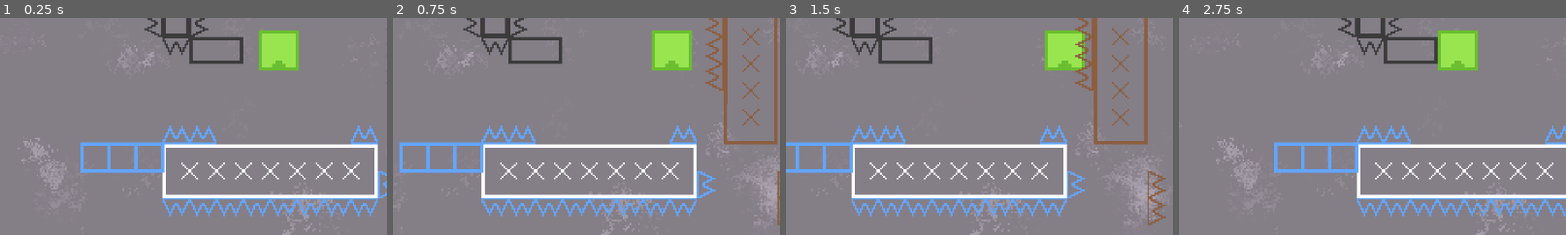
Above: before the commit, frames 1-4 (left to right).
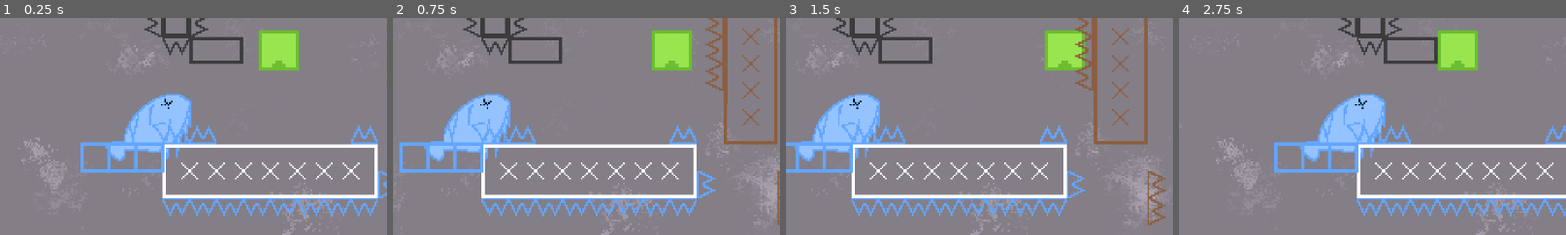
Above: after the commit, the same moments.

Repository: Lazaros-K/Mountain-game
Game: Godot game, scene res://world_map/tile_system/test/test_maps/test_level.tscn
Two runs of this game, one before a commit and one after it. Both use one fixed random seed, a clock stepped at 60 frames per second and the inputs below.
Inputs:
- Up to frame 1 (0.25 s): no input
- Up to frame 2 (0.75 s): tap Enter at 0.5 s; hold D (right) from 0.53 s (still down)
- Up to frame 3 (1.5 s): keep holding D (right); tap Space (jump) at 0.77, 1.25 s
- Up to frame 4 (2.75 s): tap Space (jump) at 1.52 s; tap Enter at 2 s; release D (right) at 2.03 s; hold A (left) from 2.03 s (still down)
The pictures show only the part of the screen within x 14-64%, y 43-92%; the shares and areas given below are measured in that part.

The runs differ from the first frame. In frame 1, 3.7% of the frame differs, in the area x 27-50%, y 34-67%; in frame 2, 3.6%; in frame 3, 3.6%; in frame 4, 3.6%.

Commit message:
small improvment, added comments

Diff:
--- a/world_map/map_fragments/map_fragment1.tscn
+++ b/world_map/map_fragments/map_fragment1.tscn
@@ -1,12 +1,16 @@
-[gd_scene format=4 uid="uid://cohpp3so5b1nc"]
+[gd_scene format=4 uid="uid://cisxlx3sa7dek"]
 
 [ext_resource type="TileSet" uid="uid://bdcjvmyym5quv" path="res://world_map/tile_system/operational_tiles/operational_tile_set.tres" id="1_w48vg"]
 [ext_resource type="Script" uid="uid://ckd33y7jnpale" path="res://world_map/tile_system/TileMapManager.gd" id="2_nx65o"]
+[ext_resource type="Texture2D" uid="uid://8i1d8pihxm47" path="res://world_map/assets/icefish.png" id="3_nx65o"]
 
 [node name="TileMapManager" type="TileMapLayer" unique_id=416635162]
 tile_map_data = PackedByteArray("AAD9/wIAAAAAAAAAAAD8/wIAAAAAAAAAAAD8/wMAAAAAAAAAAAD9/wMAAAAAAAAAAAD+/wMAAAAAAAAAAAD+/w …(768 unchanged characters)…
 tile_set = ExtResource("1_w48vg")
 script = ExtResource("2_nx65o")
-top_left_cell_coords = Vector2i(-40, -40)
-bottom_right_cell_coords = Vector2i(39, 39)
 metadata/_custom_type_script = "uid://ckd33y7jnpale"
+
+[node name="Sprite2D" type="Sprite2D" parent="." unique_id=1051419093]
+z_index = -1
+position = Vector2(-68, 23)
+texture = ExtResource("3_nx65o")
--- a/world_map/tile_system/TileMapManager.gd
+++ b/world_map/tile_system/TileMapManager.gd
@@ -1,14 +1,16 @@
 class_name TileMapManager
 extends TileMapLayer
-##
+## Manages the tiles of a complex tilemap implementation,
+## featuring a dual grid, and special tile scenes
 
 @export var tilemap_id: String
 @export var debug_mode: bool = false
 
-@export var top_left_cell_coords: Vector2i
-@export var bottom_right_cell_coords: Vector2i
 var terrain_tilemaps: Array[TileMapLayer] = Array([], TYPE_OBJECT, "TileMapLayer", null)
 var special_tiles: Dictionary = {}
+
+func get_tileid(pos: Vector2i) -> int :
+	return get_cell_tile_data(pos).get_custom_data("tile_id")
 
 func _ready() -> void:
 	# create resource tilemap layers using the resource tileset
@@ -26,7 +28,8 @@
 	if not debug_mode :
 		self.self_modulate.a = 0
 
-	update_map_resources(top_left_cell_coords,bottom_right_cell_coords)
+	# Updates the every tile in the tile map
+	update_tile_resources(get_used_cells())
 
 ## Returns the SolidTileData of the tile in actor_position
 func get_tile_data(actor_position: Vector2) -> TerrainTileData :
@@ -35,30 +38,36 @@
 		return null
 	return TerrainTileData.new(tile_data);
 
-## Updates all resource tiles in a box
-func update_map_resources(top_left: Vector2i, bottom_right: Vector2i) -> void :
-	for x: int in range(top_left.x,bottom_right.x+1) :
-		for y: int in range(top_left.y,bottom_right.y+1) :
-			var pos: Vector2i = Vector2i(x,y)
-			if self.get_cell_source_id(pos) == -1 :
-				continue
-			var tile_id: int = self.get_cell_tile_data(pos).get_custom_data("tile_id")
+## Updates all resource tiles in the given array of positions
+func update_tile_resources(tiles: Array[Vector2i]) -> void :
+	for i: int in tiles.size() :
 
-			if ResourceTiles.TERRAIN_MAP.has(tile_id) :
-				var terrain_id: int = ResourceTiles.TERRAIN_MAP.get(tile_id)
-				var resource_cell_positions: Array[Vector2i] = [pos,Vector2i(x-1,y),Vector2i(x,y-1),Vector2i(x-1,y-1)]
-				terrain_tilemaps[terrain_id].set_cells_terrain_connect(resource_cell_positions,0,terrain_id)
-			elif ResourceTiles.SPECIAL_MAP.has(tile_id) :
-				var special_id: int = ResourceTiles.SPECIAL_MAP.get(tile_id)
-				place_special_tile(pos,special_id)
+		var pos: Vector2i = tiles[i]
+		if self.get_cell_source_id(pos) == -1 :
+			continue
+
+		var tile_id: int = get_tileid(pos)
+
+		if ResourceTiles.TERRAIN_MAP.has(tile_id) :
+			var terrain_id: int = ResourceTiles.TERRAIN_MAP.get(tile_id)
+			# add all surrounding cells of the dual map in an array
+			var resource_cell_positions: Array[Vector2i] = [pos,Vector2i(pos.x-1,pos.y),Vector2i(pos.x,pos.y-1),Vector2i(pos.x-1,pos.y-1)]
+			terrain_tilemaps[terrain_id].set_cells_terrain_connect(resource_cell_positions,0,terrain_id)
+
+		elif ResourceTiles.SPECIAL_MAP.has(tile_id) :
+			var special_id: int = ResourceTiles.SPECIAL_MAP.get(tile_id)
+			place_special_tile(pos,special_id)
 
 
 ## Places a special tile in the correct tilemap postion and adds it's reference to the special_tiles dictionary
 func place_special_tile(pos: Vector2i, special_id: int) -> void :
 	var factory: SpecialTileFactory = ResourceTiles.get_special_tile_factory(special_id)
+
+	# uses factory to create special tiles
 	var special_tile: Node2D = factory.create_special_tile(special_id,self,pos)
 	add_child(special_tile)
 	special_tiles.set(pos,special_tile)
+
 	# calculate the postion relative to the TileMap Manager
 	@warning_ignore("integer_division")
 	special_tile.position = (self.tile_set.tile_size.x*pos) + self.tile_set.tile_size/2
@@ -67,11 +76,11 @@
 func remove_terrain(actor_position: Vector2) -> void :
 	var pos: Vector2i = self.local_to_map(actor_position)
 
-	var terrain_id: int = ResourceTiles.TERRAIN_MAP.get(self.get_cell_tile_data(pos).get_custom_data("tile_id"))
+	var terrain_id: int = ResourceTiles.TERRAIN_MAP[get_tileid(pos)]
 	self.set_cell(pos,-1)
 	# removes/resets resource cell
 	terrain_tilemaps[terrain_id].set_cell(pos,-1)
 	terrain_tilemaps[terrain_id].set_cell(pos+Vector2i(0,-1),-1)
 	terrain_tilemaps[terrain_id].set_cell(pos+Vector2i(-1,0),-1)
 	terrain_tilemaps[terrain_id].set_cell(pos+Vector2i(-1,-1),-1)
-	update_map_resources(pos+Vector2i(-1,-1),pos+Vector2i(1,1))
+	update_tile_resources([pos,Vector2i(pos.x-1,pos.y),Vector2i(pos.x,pos.y-1),Vector2i(pos.x-1,pos.y-1)])
--- a/world_map/tile_system/operational_tiles/TerrainTileData.gd
+++ b/world_map/tile_system/operational_tiles/TerrainTileData.gd
@@ -1,5 +1,5 @@
 class_name TerrainTileData
-## Responsible for formating and storing a tile's TileData from solid_layer_tileset.
+## Responsible for formating and storing a tile's TileData
 
 var friction: int
 var wall_anchoring: int
--- a/world_map/tile_system/operational_tiles/Tiles.gd
+++ b/world_map/tile_system/operational_tiles/Tiles.gd
@@ -1,4 +1,5 @@
 class_name Tiles
+## A simple enum storing all tile IDs
 
 enum ID {
 	SNOW = 0,
--- a/world_map/tile_system/resource_tile_set/special_tiles/SpecialTileFactory.gd
+++ b/world_map/tile_system/resource_tile_set/special_tiles/SpecialTileFactory.gd
@@ -6,6 +6,7 @@
 static var spike_tile_cache: Dictionary[String,PackedScene]
 
 @abstract
+## Returns an instance of the tile Specified
 func create_special_tile(special_id: int, operational_tilemap: TileMapLayer, pos: Vector2i) -> Node2D
 
 ## Flashes the cache clean
--- a/world_map/tile_system/resource_tile_set/special_tiles/spike/SpikeFactory.gd
+++ b/world_map/tile_system/resource_tile_set/special_tiles/spike/SpikeFactory.gd
@@ -7,8 +7,10 @@
 	if not spike_tile_cache.has("spike") :
 		spike_tile_cache.set("spike", load(spike_scene_uid))
 
+## Returns an instance of spikes special tile
 func create_special_tile(special_id: int, operational_tilemap: TileMapLayer, pos: Vector2i) -> Node2D :
 
+	# Based on were the spike is facing, edit position to find what they are based on
 	if special_id == ResourceTiles.SPECIAL.SPIKE_DOWN :
 		pos.y -= 1
 	elif special_id == ResourceTiles.SPECIAL.SPIKE_RIGHT :
@@ -18,6 +20,7 @@
 	else :
 		pos.y += 1
 
+	# get the terrain_id of the tile the spikes are based on
 	var cell_data: TileData = operational_tilemap.get_cell_tile_data(pos)
 	var terrain_id: int = -1
 	if cell_data :
@@ -29,6 +32,7 @@
 	if spike_tile_cache.has(key) :
 		return spike_tile_cache[key].instantiate()
 
+	# if the spike type isn't cached, create it
 	var spike: Sprite2D = spike_tile_cache["spike"].instantiate()
 
 	if terrain_id == ResourceTiles.TERRAIN.SNOW or terrain_id == ResourceTiles.TERRAIN.ICE :
@@ -43,6 +47,7 @@
 	elif special_id == ResourceTiles.SPECIAL.SPIKE_LEFT :
 		spike.rotation_degrees = -90
 
+	# create a packed scene, cache and return
 	var packed_tile: PackedScene = PackedScene.new()
 	var error: Error = packed_tile.pack(spike)
 	if error != OK:
--- a/world_map/tile_system/resource_tile_set/special_tiles/spike/spike.tscn
+++ b/world_map/tile_system/resource_tile_set/special_tiles/spike/spike.tscn
@@ -4,10 +4,10 @@
 [ext_resource type="Script" uid="uid://cbogkxk34jt8d" path="res://common/hitbox_hurtbox_system/hitboxes/StaticHitBox.gd" id="2_jf5bs"]
 
 [sub_resource type="RectangleShape2D" id="RectangleShape2D_xt8wf"]
-size = Vector2(14, 5)
+size = Vector2(12, 5)
 
 [sub_resource type="RectangleShape2D" id="RectangleShape2D_xeutw"]
-size = Vector2(14, 11)
+size = Vector2(14, 12)
 
 [node name="Spike" type="Sprite2D" unique_id=1842764490]
 texture = ExtResource("1_xt8wf")
@@ -27,5 +27,5 @@
 metadata/_custom_type_script = "uid://cbogkxk34jt8d"
 
 [node name="CollisionShape2D" type="CollisionShape2D" parent="StaticHitBox" unique_id=1901782256]
-position = Vector2(0, 2.5)
+position = Vector2(0, 2)
 shape = SubResource("RectangleShape2D_xeutw")
--- a/world_map/tile_system/test/test_maps/test_level.tscn
+++ b/world_map/tile_system/test/test_maps/test_level.tscn
@@ -2,11 +2,12 @@
 
 [ext_resource type="Texture2D" uid="uid://bjjqc77snl0yo" path="res://world_map/assets/grey_bg.png" id="1_et3r8"]
 [ext_resource type="PackedScene" uid="uid://l8segejsovjy" path="res://characters/test_character/charcter.tscn" id="2_wfp8v"]
-[ext_resource type="PackedScene" uid="uid://cohpp3so5b1nc" path="res://world_map/map_fragments/map_fragment1.tscn" id="3_p3y20"]
+[ext_resource type="PackedScene" uid="uid://cisxlx3sa7dek" path="res://world_map/map_fragments/map_fragment1.tscn" id="3_p3y20"]
 
 [node name="test_level" type="Node2D" unique_id=392777027]
 
 [node name="background" type="Sprite2D" parent="." unique_id=1342171354]
+z_index = -1
 texture = ExtResource("1_et3r8")
 
 [node name="test_character" parent="." unique_id=109764833 node_paths=PackedStringArray("current_map_fragment") instance=ExtResource("2_wfp8v")]
Binary file added: world_map/assets/icefish.png
Not shown, added: world_map/assets/icefish.png.import
Not shown, removed: characters/test_character_2/charcter.tscn779648982.tmp
Not shown, removed: characters/test_character_2/charcter.tscn964693574.tmp
Not shown, removed: characters/test_character_2/charcter.tscn971805436.tmp
